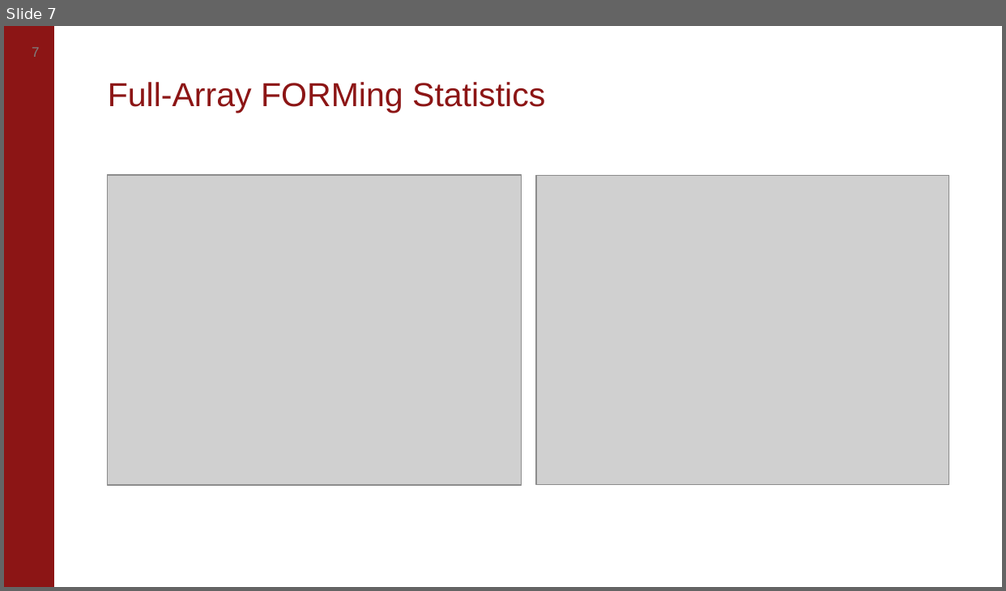
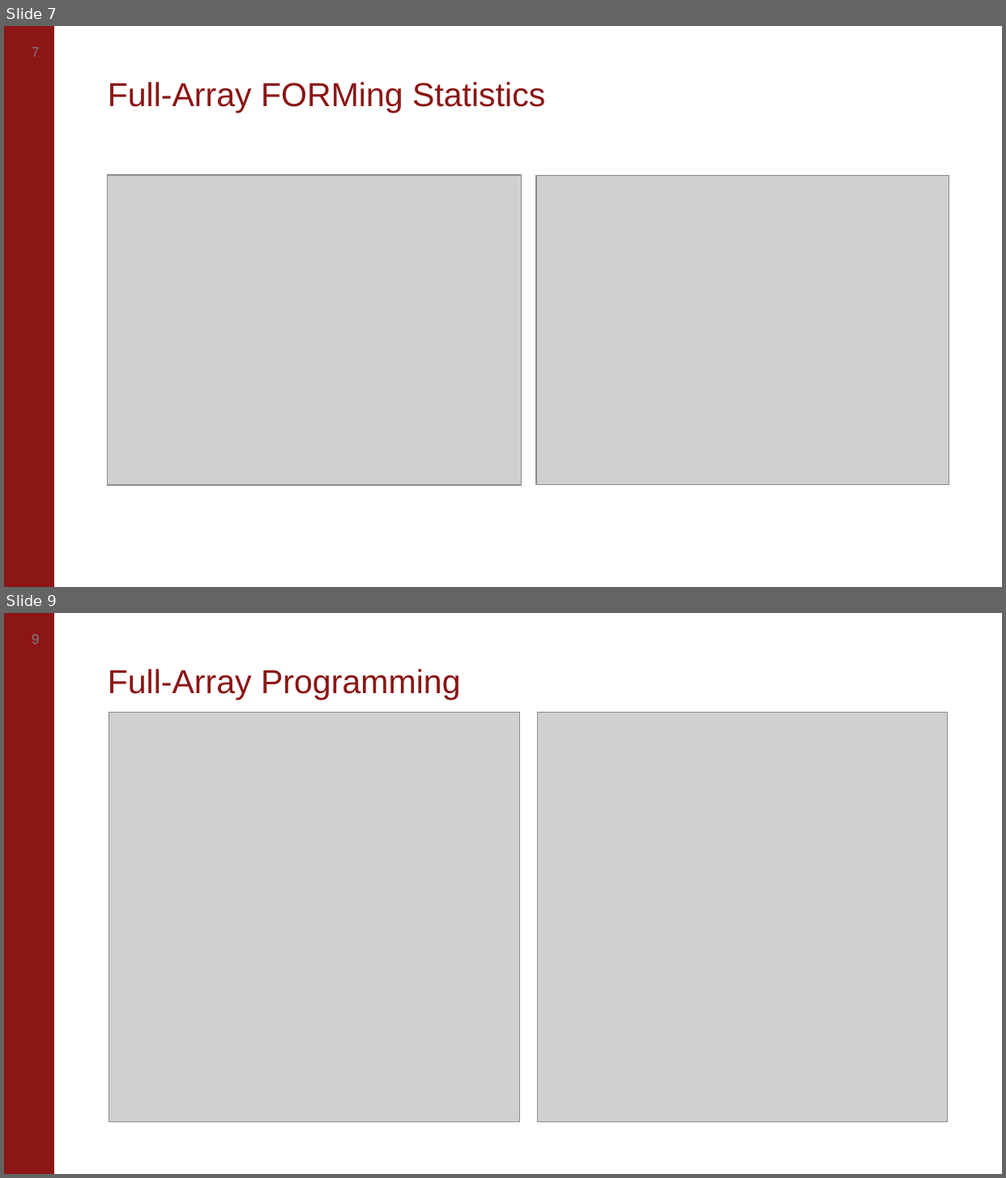
Before and after one commit to akashlevy/NI-RRAM-Test-Setup, a slide deck: presentations/Updates 2-4-21.pptx. Shown one above the other, each under a label of ours: slide 7 before the commit, slides 7 and 9 after it; the slides between them are not shown. The pictures are 1006x591 and 1006x1178 pixels, drawn with LibreOffice and Linux fonts; fonts in the diff are those of the drawing; grey boxes stand for pictures; background and template pictures are left out. Boxes give left, top, right and bottom in pixels: in the first picture for what was removed or moved away, otherwise in the second. Text is boxed around its words. In the diff, an @@ line names an element or a change of style, - is before the commit and + after.

```diff
--- a/presentations/Updates 2-4-21.pptx
+++ b/presentations/Updates 2-4-21.pptx
@@ slide 9 added at (x1=4, y1=613, x2=1002, y2=1174), background #FFFFFF; not listed: 2 template elements that a slide beside it also shows @@
@@ title added at (x1=108, y1=669, x2=460, y2=700), 24 pt, text #8C1515 @@
+Full-Array Programming
@@ picture added at (x1=108, y1=712, x2=519, y2=1122) @@
@@ picture added at (x1=537, y1=712, x2=947, y2=1122) @@
```
Also in this commit, not shown: 3 slides changed, 1 slide removed, 20 other files.
